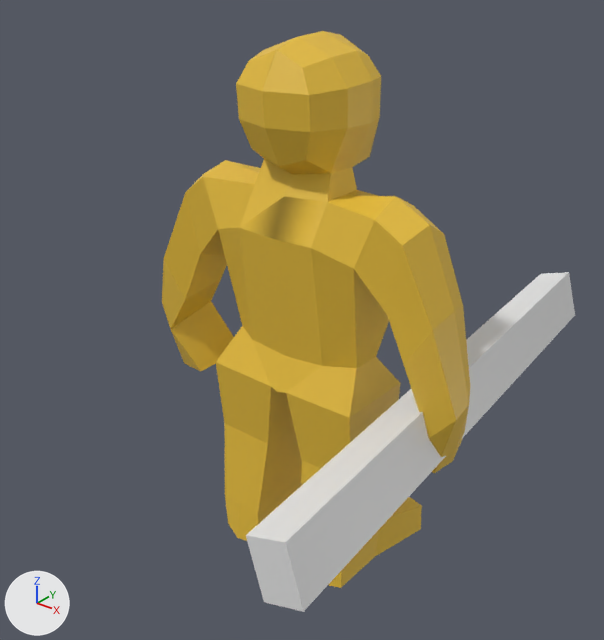
The glTF model rt/assets/models/engineer.glb as it was, and as the next commit left it.
Rendered twice from a 50 mm camera at (1.82, -2.58, 2.49) aimed at (-0.13, -0.14, 0.98). Lighting does not change. The marker at lower left points along +X, +Y and +Z. The older version comes first.
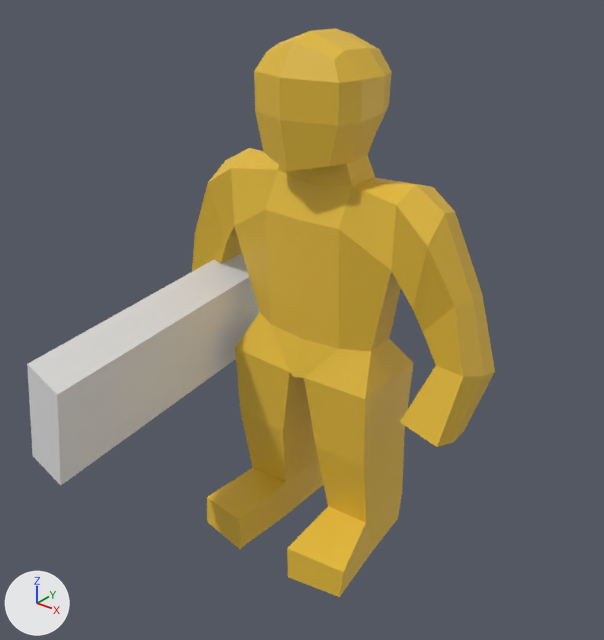
What differs and where, as boxes (x1, y1, x2, y2) in the pictures (604 x 640 px):
'Cube.001', moved, turned: before (162, 31, 470, 588); after (192, 29, 495, 597)
'Cube', moved, turned, rescaled: before (246, 272, 575, 612); after (27, 254, 260, 485)

Edits to the bpy script that builds the scene:
```text
Change ob_cube_001:
    ob_cube_001.rotation_euler: (0.0, 0.0, 3.142) -> (0.0, 0.0, 0.0)  # degrees (0, 0, 180) -> degrees (0, 0, 0)
    ob_cube_001.location: (-0.007, -0.241, 1.891) -> (-0.045, -0.144, 1.891)
Change ob_cube:
    ob_cube.location: (0.0, 0.0, 0.0) -> (-0.007, -0.241, -0.585)
    ob_cube.rotation_euler: (0.0, 0.0, 0.0) -> (0.0, 0.0, -3.142)  # degrees (0, 0, 0) -> degrees (0, 0, -180)
    ob_cube.scale: (1.0, 1.0, 1.0) -> (1.0, 0.803, 1.88)
```
